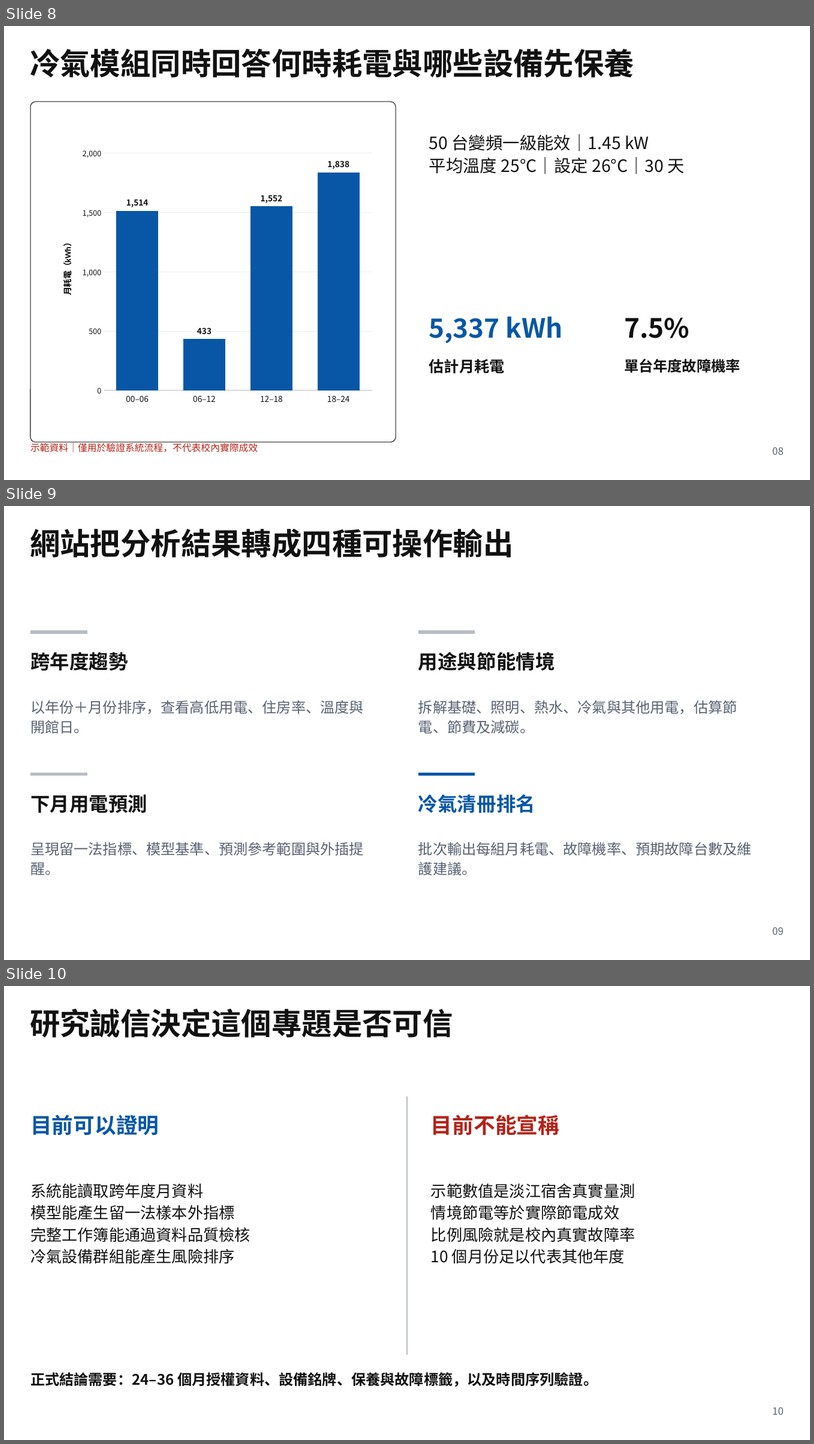
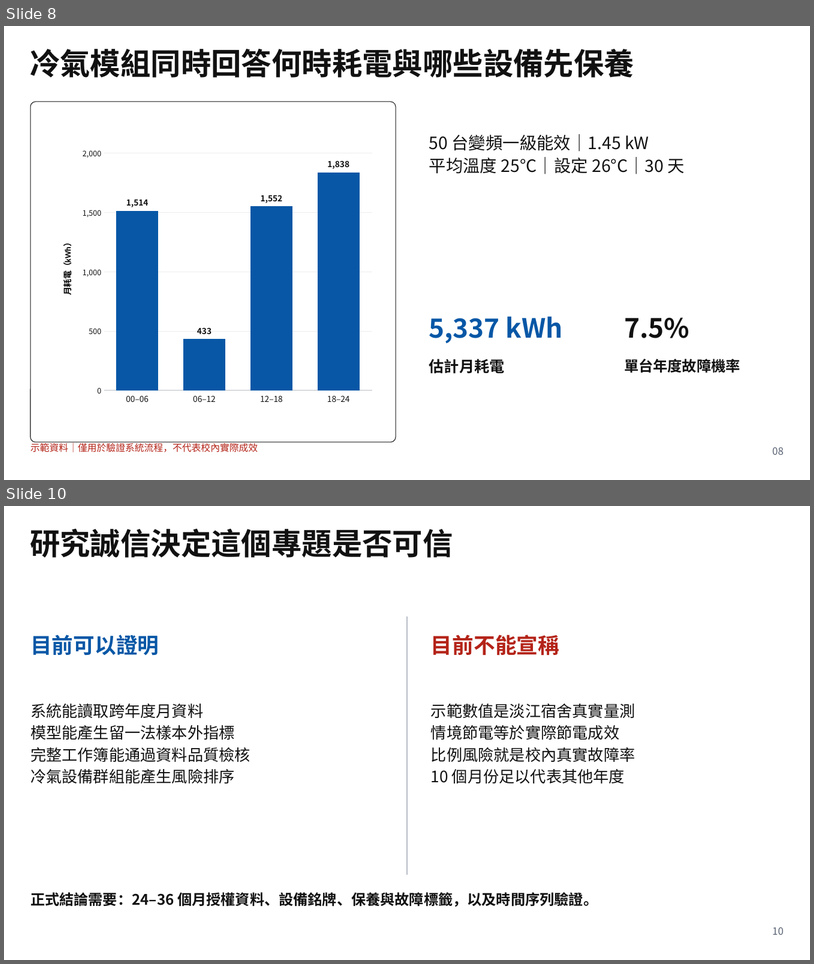
Before and after one commit to Littleyuyu1221/tku-electricity, a slide deck: 大四專題口試簡報.pptx. Shown one above the other, each under a label of ours: slides 8, 9 and 10 before the commit, slides 8 and 10 after it; the slides between them are not shown. The pictures are 814x1444 and 814x964 pixels, drawn with LibreOffice and Linux fonts; fonts in the diff are those of the drawing. Boxes give left, top, right and bottom in pixels: in the first picture for what was removed or moved away, otherwise in the second. Text is boxed around its words. In the diff, an @@ line names an element or a change of style, - is before the commit and + after.

```diff
--- a/大四專題口試簡報.pptx
+++ b/大四專題口試簡報.pptx
@@ slide 9 removed at (4,506,810,960), background #FFFFFF @@
@@ text removed at (30,529,513,558) @@
-網站把分析結果轉成四種可操作輸出
@@ line removed from (30, 632) to (87, 632) @@
@@ line removed from (419, 632) to (475, 632) @@
@@ text removed at (30,652,128,670) @@
-跨年度趨勢
@@ text removed at (419,652,555,670) @@
-用途與節能情境
@@ text removed at (30,700,364,733) @@
-以年份＋月份排序，查看高低用電、住房率、溫度與開館日。
@@ text removed at (419,700,738,733) @@
-拆解基礎、照明、熱水、冷氣與其他用電，估算節電、節費及減碳。
@@ line removed from (30, 774) to (87, 774) @@
@@ line removed from (419, 774) to (475, 774) @@
@@ text removed at (30,794,147,813) @@
-下月用電預測
@@ text removed at (419,794,536,813) @@
-冷氣清冊排名
@@ text removed at (30,841,364,875) @@
-呈現留一法指標、模型基準、預測參考範圍與外插提醒。
@@ text removed at (419,841,752,875) @@
-批次輸出每組月耗電、故障機率、預期故障台數及維護建議。
@@ text removed at (773,927,784,934) @@
-09
```
Also in this commit, not shown: 1 slide added, 4 other files.
